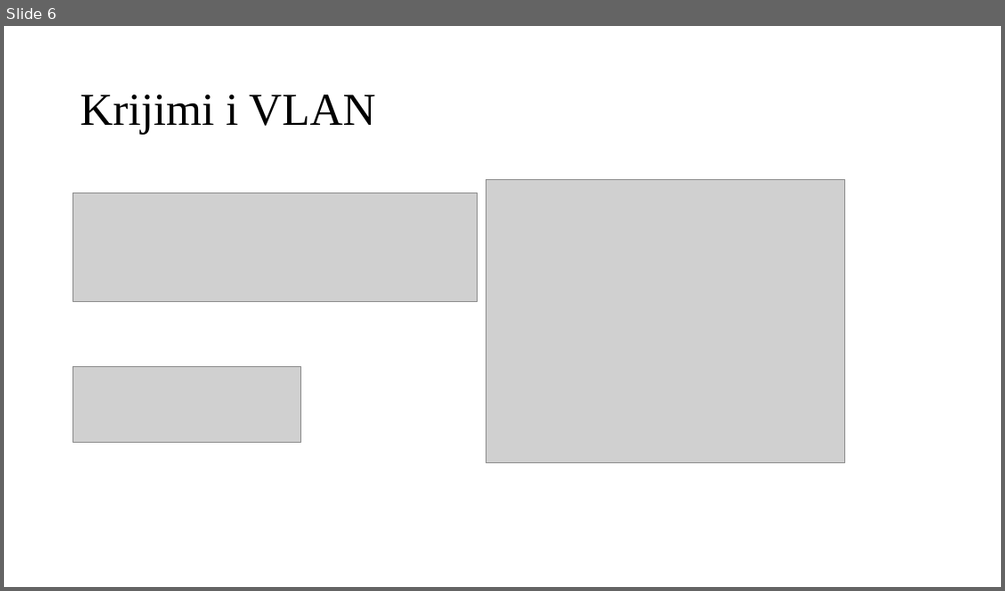
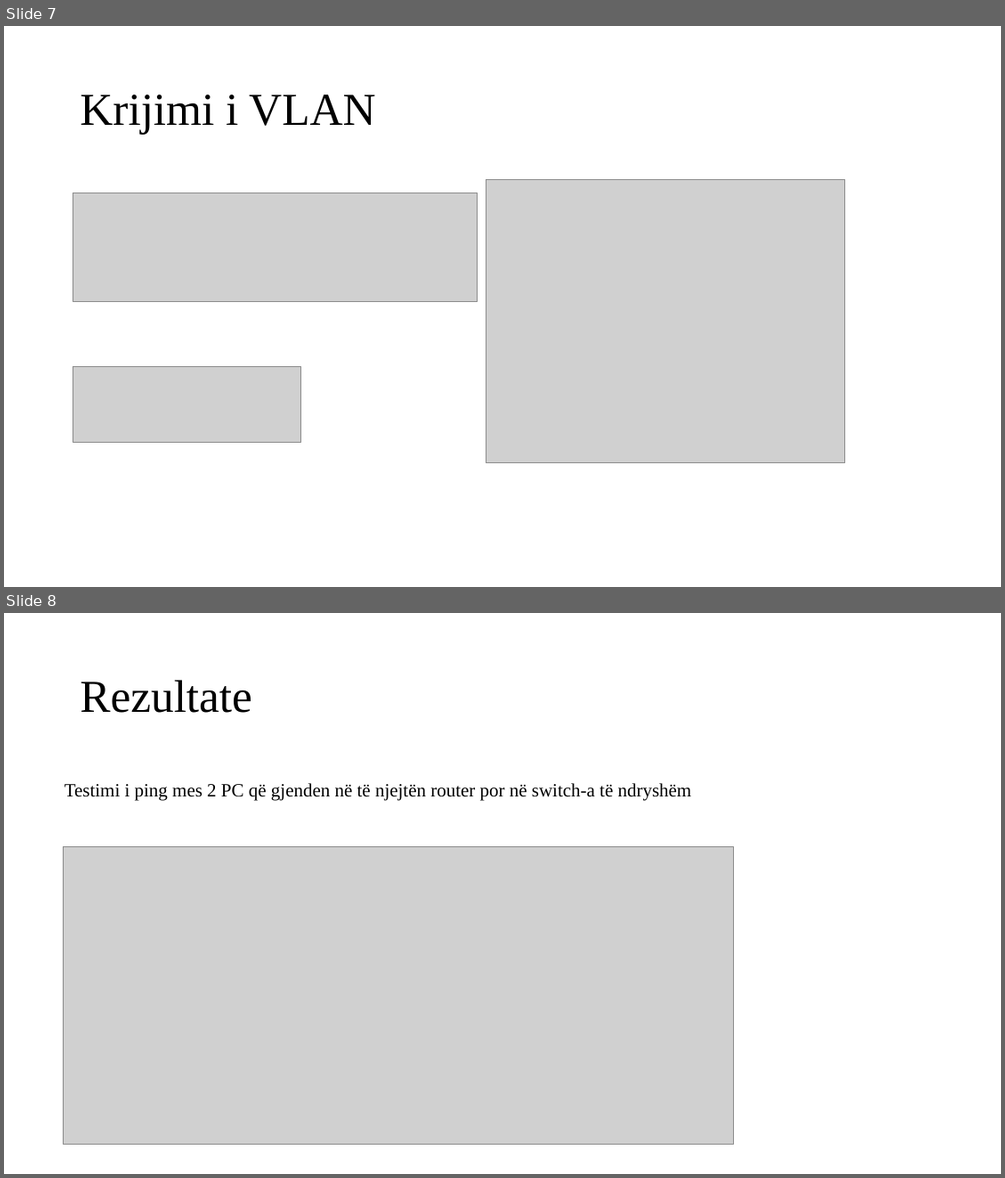
Before and after one commit to lorentmustafa/proj2_RRK_GR20, a slide deck: Raport Projekti.pptx. Shown one above the other, each under a label of ours: slide 6 before the commit, slides 7 and 8 after it. The pictures are 1005x591 and 1005x1178 pixels, drawn with LibreOffice and Linux fonts; fonts in the diff are those of the drawing; grey boxes stand for pictures. Boxes give left, top, right and bottom in pixels: in the first picture for what was removed or moved away, otherwise in the second. Text is boxed around its words. In the diff, an @@ line names an element or a change of style, - is before the commit and + after.

```diff
--- a/Raport Projekti.pptx
+++ b/Raport Projekti.pptx
@@ slide 8 added at (x1=4, y1=613, x2=1001, y2=1174), background #FFFFFF @@
@@ title added at (x1=80, y1=680, x2=252, y2=713), 44 pt, text #000000 @@
+Rezultate
@@ text added at (x1=65, y1=783, x2=692, y2=800), 18 pt, text #000000 @@
+Testimi i ping mes 2 PC që gjenden në të njejtën router por në switch-a të ndryshëm
@@ picture added at (x1=63, y1=847, x2=734, y2=1144) @@
@@ what was slide 6 is now slide 7 @@
```
Also in this commit, not shown: 2 slides changed, 2 other slides added, 2 other files.
